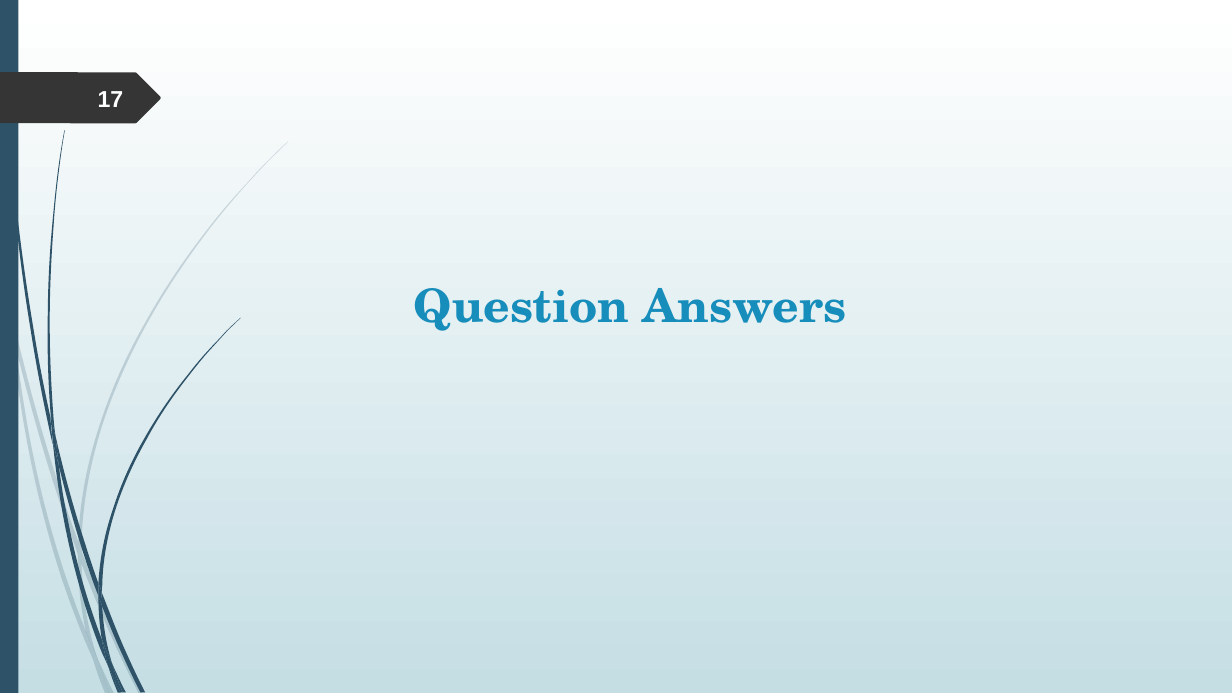
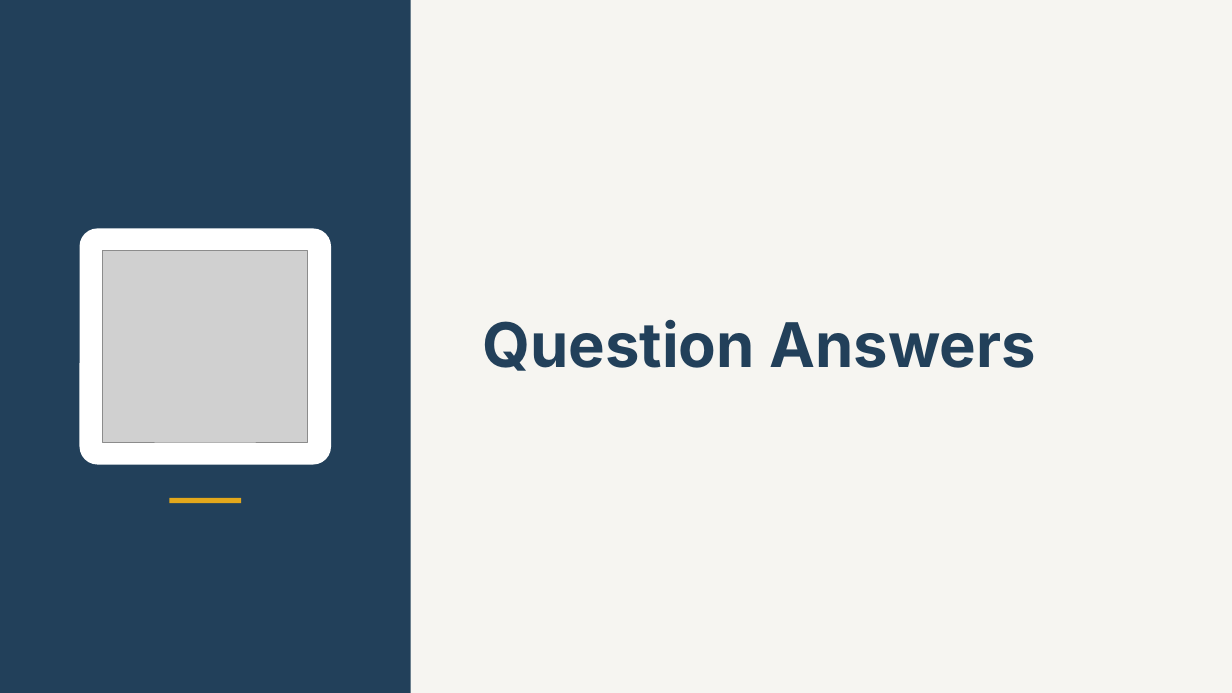
Before and after one commit to rajveeerr/sixth-finger-bci, a slide deck: slide 17 of report/slides/college/Sixth-Finger-BCI-Final-PPT.pptx. Drawn at 1232x693 pixels with LibreOffice and Linux fonts; fonts in the diff are those of the drawing; grey boxes stand for pictures. Boxes give left, top, right and bottom in pixels: in the first picture for what was removed or moved away, otherwise in the second. Text is boxed around its words. In the diff, an @@ line names an element or a change of style, - is before the commit and + after.

```diff
--- a/report/slides/college/Sixth-Finger-BCI-Final-PPT.pptx
+++ b/report/slides/college/Sixth-Finger-BCI-Final-PPT.pptx
@@ background gradient #FFFFFF to #C5DEE5 to #F6F5F1 @@
@@ rectangle removed at (0,0,18,693) @@
@@ rectangle added at (0,0,410,693), fill #22405A @@
@@ freeform shape removed at (0,72,161,123) @@
@@ page number removed at (98,91,124,107) @@
-17
@@ rounded rectangle added at (79,228,331,465), fill #FFFFFF @@
@@ picture added at (103,251,308,443) @@
@@ title "Question Answers": place and size @@
-title "Question Answers" at (414,288,847,331)
+title "Question Answers" at (483,319,1036,371)
@@ title "Question Answers" at (483,319,1036,371): size 36 to 48 pt, font TeX Gyre Schola to Inter, text colour #178DBB to #22405A @@
@@ rectangle added at (169,498,241,504), fill #E3A81B @@
@@ group removed at (0,141,288,693): 10 freeform shapes @@
@@ group removed at (3,0,240,693): 12 freeform shapes @@
```
Also in this commit, not shown: 17 other slides changed, 7 other files.
